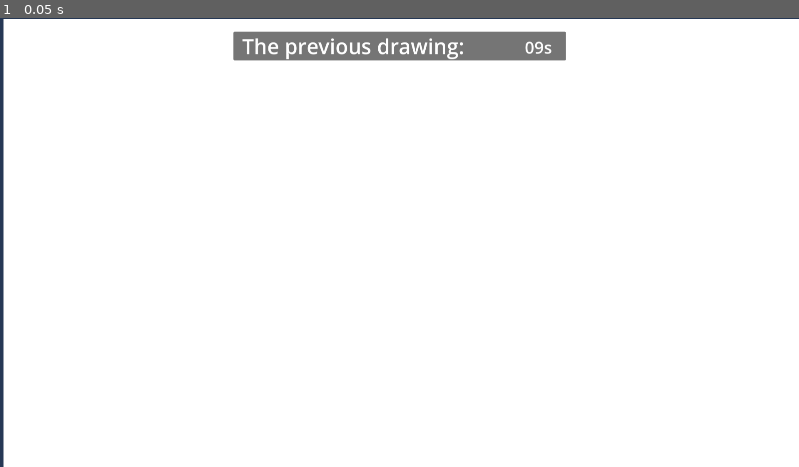
Above: before the commit, frame 1.
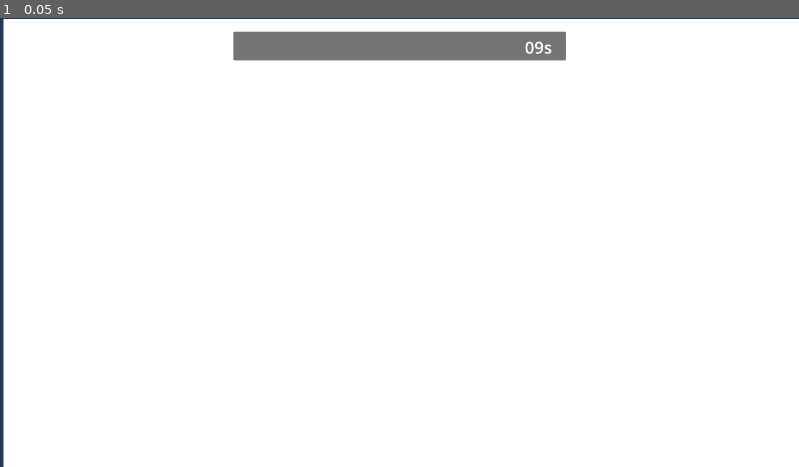
Above: after the commit, the same moment.

Repository: pvmathew/denliner
Game: Godot game, scene res://Scenes/Drawing/next_drawing.tscn
Same seed, same stepped clock (60 frames per second), same inputs: the game is played once before the commit and once after it. This scene is started directly instead of the project's main scene.
Inputs:
- Up to frame 1 (0.05 s): no input

The runs differ from the first frame. In frame 1, 0.4% of the frame differs, in the area x 30-58%, y 4-10%.

Commit message:
post-peek, allow user to draw for 30 seconds before passing along their drawing

Diff:
--- a/Global/game_data.gd
+++ b/Global/game_data.gd
@@ -16,6 +16,7 @@
 
 func _ready():
 	drawing_timer_ended.connect(_on_drawing_timer_ended)
+	peek_timer_ended.connect(_on_peek_timer_ended)
 
 @rpc("any_peer")
 func update_player_status(status):
@@ -40,9 +41,9 @@
 	var next_in_line = peer_ids.pick_random()
 	pass_along_drawing.rpc_id(next_in_line, drawing)
 
-func end_peeking():
+func _on_peek_timer_ended():
+	print("in on peek timer ended")
 	drawing = []
-	peek_timer_ended.emit()
 
 @rpc("any_peer", "call_local")
 func save_drawing_rpc(drawing):
--- a/Scenes/Drawing/next_drawing.gd
+++ b/Scenes/Drawing/next_drawing.gd
@@ -5,8 +5,15 @@
 	GameData.drawing = GameData.peek_drawing
 
 func _process(delta):
-	var time_left = $Timer.time_left
-	$Panel/TimeLeft.text = "%02ds" % time_left
 
-func _on_timer_timeout():
-	GameData.end_peeking()
+	if $PeekTimer.is_stopped():
+		$Panel/TimeLeft.text = "%02ds" % $DrawingTimer.time_left
+	else:
+		$Panel/TimeLeft.text = "%02ds" % $PeekTimer.time_left
+
+func _on_drawing_timer_timeout():
+	GameData.drawing_timer_ended.emit()
+
+func _on_peek_timer_timeout():
+	GameData.peek_timer_ended.emit()
+	$DrawingTimer.start()
--- a/Scenes/Drawing/next_drawing.tscn
+++ b/Scenes/Drawing/next_drawing.tscn
@@ -6,9 +6,6 @@
 
 [sub_resource type="Theme" id="Theme_g2viw"]
 default_font_size = 40
-
-[sub_resource type="Theme" id="Theme_qjigd"]
-default_font_size = 50
 
 [node name="NextDrawing" type="Control"]
 layout_mode = 3
@@ -35,15 +32,7 @@
 theme = SubResource("Theme_g2viw")
 text = "00s"
 
-[node name="Label" type="Label" parent="Panel"]
-layout_mode = 0
-offset_left = 21.0
-offset_right = 808.0
-offset_bottom = 69.0
-theme = SubResource("Theme_qjigd")
-text = "The previous drawing:"
-
-[node name="Timer" type="Timer" parent="."]
+[node name="PeekTimer" type="Timer" parent="."]
 wait_time = 10.0
 one_shot = true
 autostart = true
@@ -63,4 +52,9 @@
 offset_right = 8.0
 offset_bottom = 2.0
 
-[connection signal="timeout" from="Timer" to="." method="_on_timer_timeout"]
+[node name="DrawingTimer" type="Timer" parent="."]
+wait_time = 30.0
+one_shot = true
+
+[connection signal="timeout" from="PeekTimer" to="." method="_on_peek_timer_timeout"]
+[connection signal="timeout" from="DrawingTimer" to="." method="_on_drawing_timer_timeout"]
Not shown: 1 places in Scenes/Drawing/next_drawing.tscn that only renumber resources
